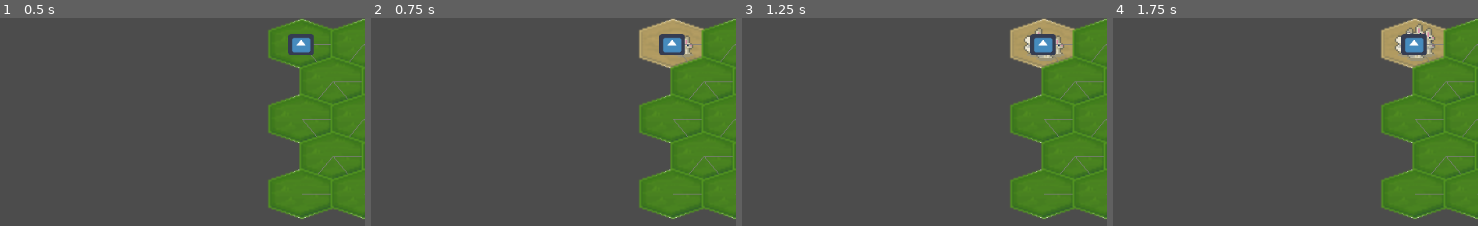
Above: before the commit, frames 1-4 (left to right).
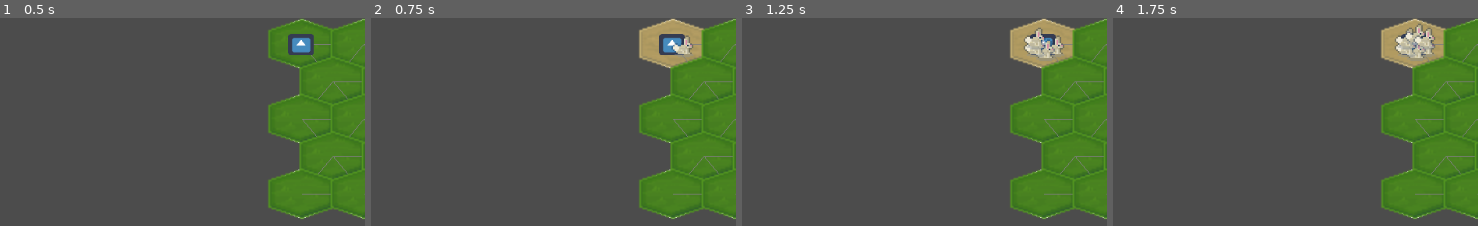
Above: after the commit, the same moments.

Repository: Cartogy/godot-wild-jam-36
Game: Godot game, scene res://src/Main/Main.tscn
Two runs of this game, one before a commit and one after it. Both use one fixed random seed, a clock stepped at 60 frames per second and the inputs below. The project has no main scene, so this scene is started directly. The engine's default icon, where the game draws it, is replaced by a stand-in: a white triangle on a blue panel in a dark square.
Inputs:
- Up to frame 1 (0.5 s): no input
- Up to frame 2 (0.75 s): click "Begin Expansion" at 0.5 s
- Up to frame 3 (1.25 s): no input
- Up to frame 4 (1.75 s): click "Begin Expansion" at 1.25 s
The pictures show only the part of the screen within x 11-61%, y 50-100%; the shares and areas given below are measured in that part.

Frame 1 is identical in both runs. In frame 2, 0.2% of the frame differs, in the area x 82-88%, y 9-18%; in frame 3, 0.6%; in frame 4, 0.7%, in the area x 78-88%, y 7-18%.

Commit message:
units can move

Diff:
--- a/src/BCommander/bcommander.gd
+++ b/src/BCommander/bcommander.gd
@@ -6,10 +6,6 @@
 """
 
 export (NodePath) var hex_grid_path
-
-# Used for unit selection
-onready var area = $Area2D
-onready var collision = $Area2D/CollisionShape2D
 
 var hex_grid
 var selected_units: Array = []
@@ -72,7 +68,6 @@
 			#var hex_coord:DoubleCoordinate = hex_grid.pixel_to_hex(event.position)
 			#var cell = hex_grid.get_cell(hex_coord.to_vector())
 
-			area.global_position = get_global_mouse_position()
 			#var units = area.get_overlapping_bodies()
 
 
@@ -94,7 +89,7 @@
 
 func move_units(units: Array, pixel: Vector2):
 	var hex_coord = hex_grid.pixel_to_hex(pixel)
-	var cell = hex_grid.get_cell(hex_coord)
+	var cell = hex_grid.get_cell(hex_coord.to_vector())
 	if units.size() > 0:
 		for u in units:
 			u.move_to([cell])
--- a/src/Grid/Cell/BunnyFill/bunny_fill.gd
+++ b/src/Grid/Cell/BunnyFill/bunny_fill.gd
@@ -21,18 +21,20 @@
 	return max_bunnies == bunnies_in_tile.size()
 
 func add_bunny(center: Vector2, hex_coord: Vector2, bnet):
-	var cell = get_owner()
+	var cell: Cell = get_owner()
 	var bunny: Bunny = bunny_scene.instance()
-	var hex_center = center - cell.global_position
+	var hex_center = cell.global_position
 	var hex_size = cell.hex_size
 	var bunny_id = bunnies_in_tile.size() + 1	# +1, the new bunny
 
-	var position_in_cell = get_cell_position(hex_center, hex_size, bunny_id, default_percentage, percentage_increase)
-	bunny.global_position = position_in_cell
-	bunny.hex_center = center
+	var vector_to_position = get_cell_position(hex_center, hex_size, bunny_id, default_percentage, percentage_increase)
+	bunny.global_position = vector_to_position + hex_center
+	bunny.hex_center = hex_center
 	bunny.hex_coord = hex_coord
 	# connect to system
 	bunny.bnet = bnet
+	bunny.cell = cell
+	bunny.z_index = 1
 
 	# Conquer cell and consume resources
 	if bunnies_in_tile.size() == 0:
@@ -41,7 +43,8 @@
 
 	bunnies_in_tile.append(bunny)
 
-	cell.add_child(bunny)
+
+	bnet.add_child(bunny)
 
 func delete_bunnies(amount: int):
 	for i in amount:
--- a/src/TileEntities/Bunny/bunny_entity.gd
+++ b/src/TileEntities/Bunny/bunny_entity.gd
@@ -9,5 +9,14 @@
 	if bnet != null:
 		bnet.actor_data.add_population(1)
 
+func move_to(p_cell_path: Array):
+	cell_path = p_cell_path.duplicate()
+	next_cell = cell_path.pop_front()
+
+	migrating = true
+
+func arrived_at(p_cell: Cell):
+	print_debug("Arrived at Cell")
+
 func die():
 	bnet.actor_data.remove_population(1)
--- a/src/TileEntities/tile_entity.gd
+++ b/src/TileEntities/tile_entity.gd
@@ -30,9 +30,13 @@
 				arrived_at(next_cell)
 				next_cell = cell_path.pop_front()
 			else:
+				arrived_at(next_cell)
+				cell = next_cell
+				next_cell = null
 				migrating = false
-		direction = direction.normalized()
-		move_and_slide(direction * speed)
+		else:
+			direction = direction.normalized()
+			move_and_slide(direction * speed)
 
 
 func arrived_at(p_cell: Cell):
